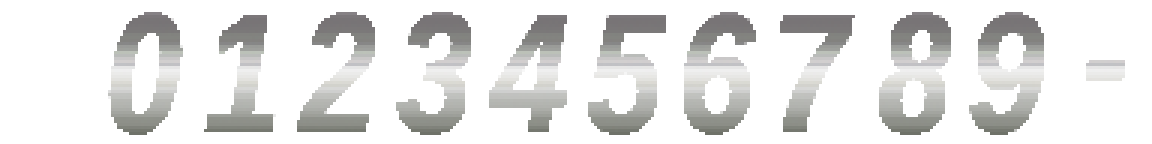
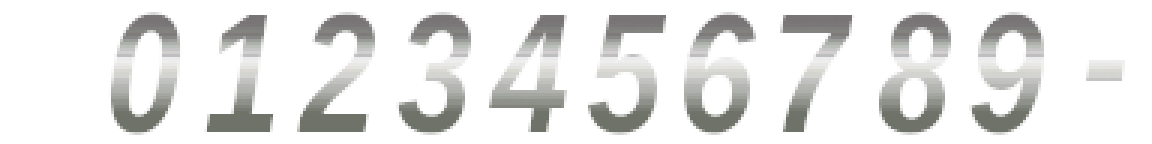
Before/after of a 1152 × 144 layered artwork. What changed in the layer stack:
painted on "0 12 34 567 89" over box(108, 12, 1125, 135)
